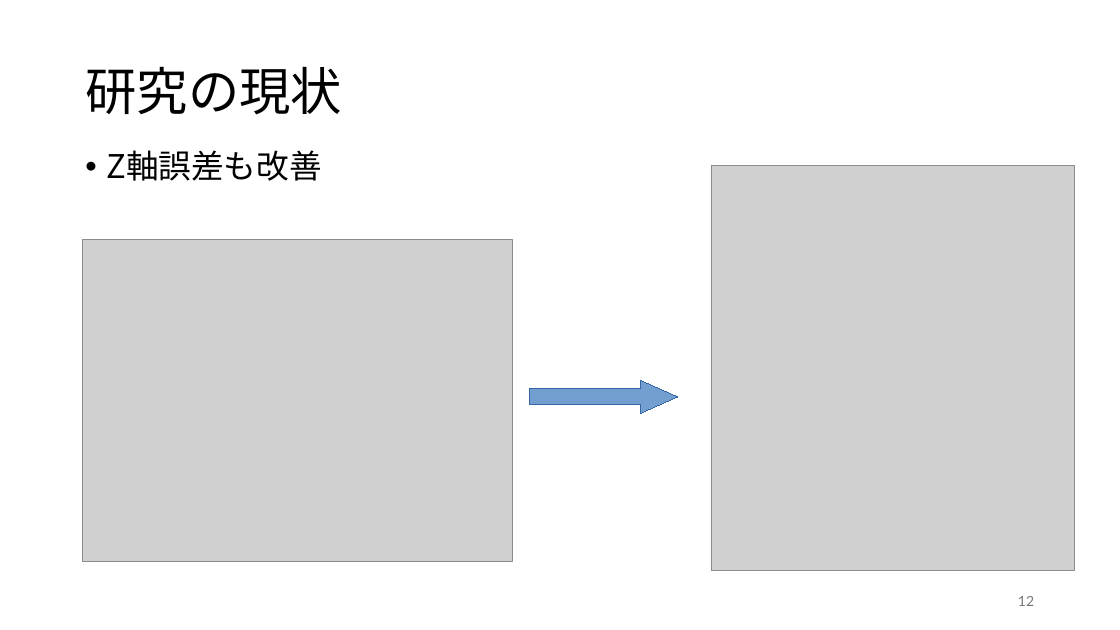
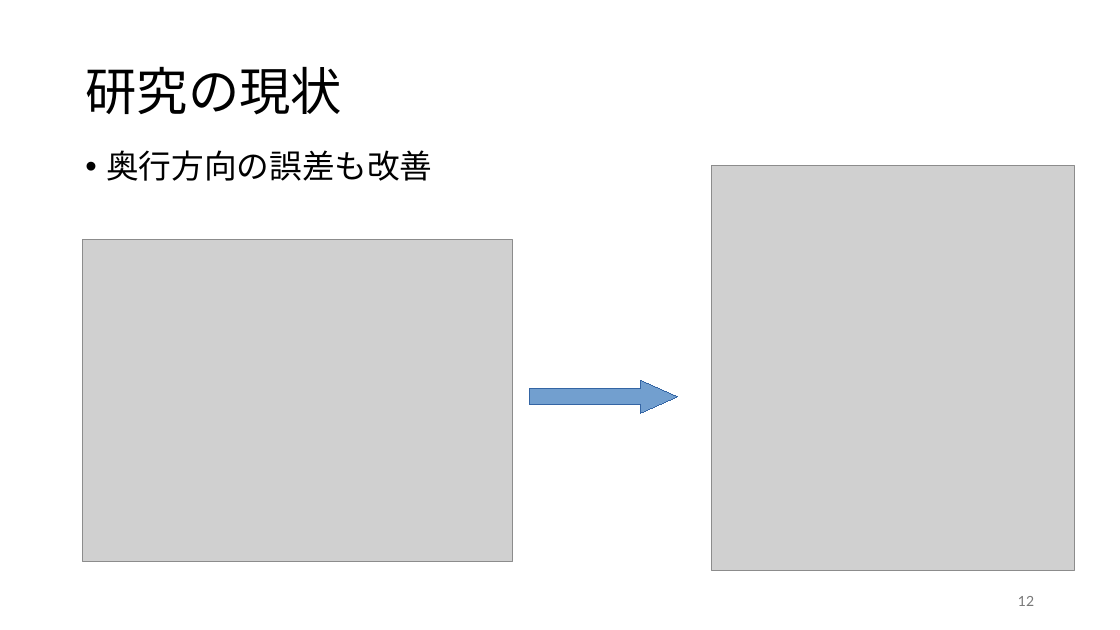
Before and after one commit to hagi711/Graduation-Research, a slide deck: slide 12 of 中間発表 (2).pptx. Drawn at 1120x630 pixels with LibreOffice and Linux fonts; fonts in the diff are those of the drawing; grey boxes stand for pictures. Boxes give left, top, right and bottom in pixels: in the first picture for what was removed or moved away, otherwise in the second. Text is boxed around its words. In the diff, an @@ line names an element or a change of style, - is before the commit and + after.

```diff
--- a/中間発表 (2).pptx
+++ b/中間発表 (2).pptx
@@ text at <box>106,150,432,181</box>: text changed @@
-• Z軸誤差も改善
+• 奥行方向の誤差も改善
```
Also in this commit, not shown: 7 other slides changed.
